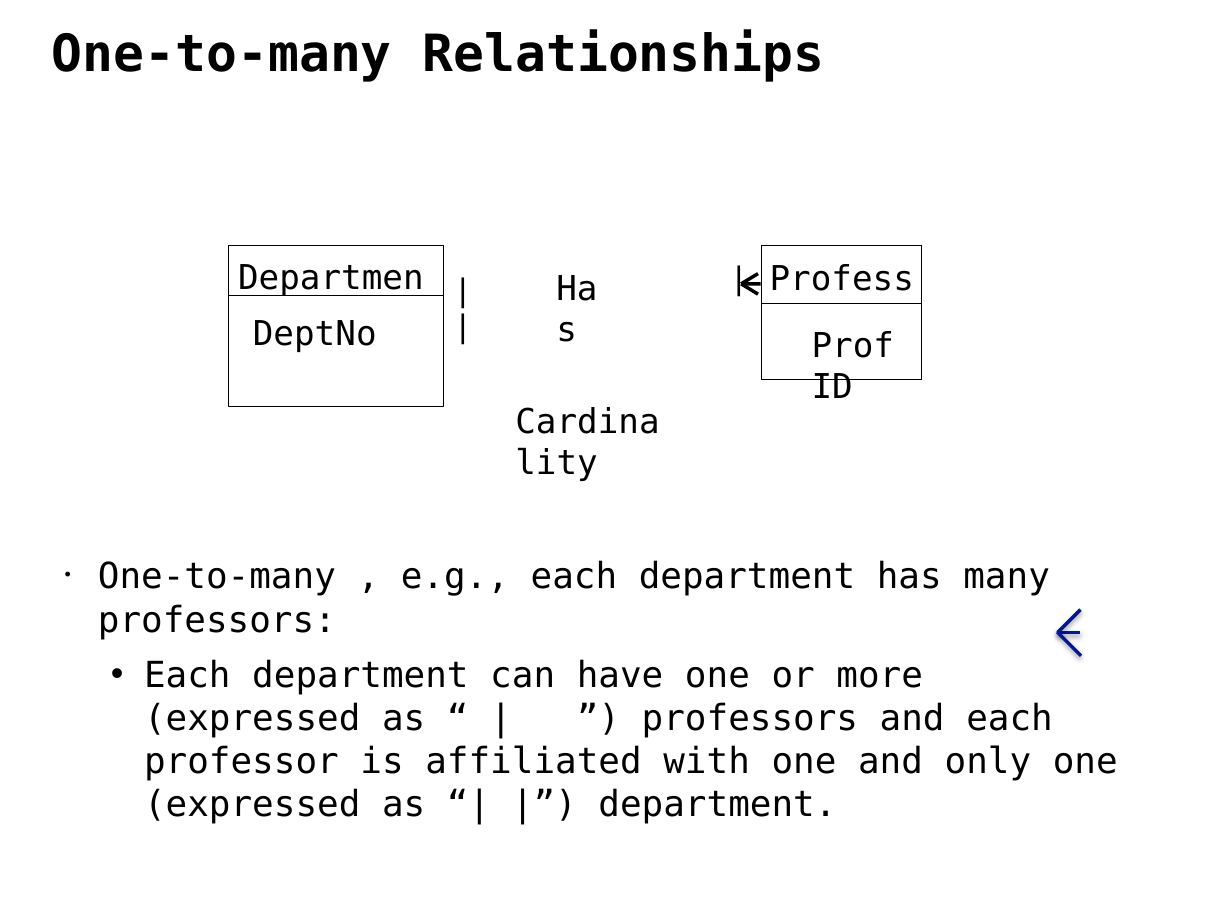
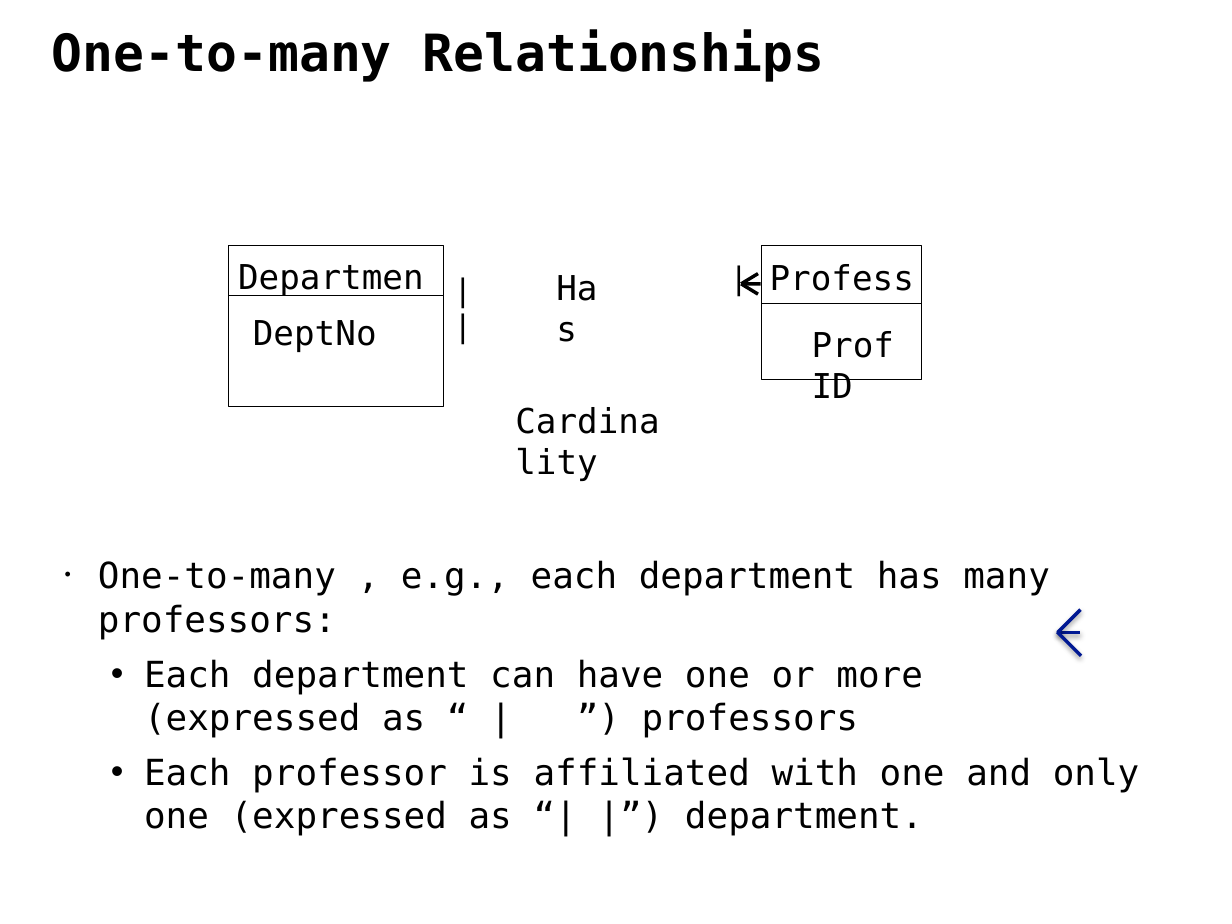
Before and after one commit to ipeirotis/dealing_with_data, a slide deck: slide 20 of 3-SQL/A-ER_modeling-1.pptx (slide 24 before the commit). Drawn at 1232x924 pixels with LibreOffice and Linux fonts; fonts in the diff are those of the drawing. Boxes give left, top, right and bottom in pixels: in the first picture for what was removed or moved away, otherwise in the second. Text is boxed around its words. In the diff, an @@ line names an element or a change of style, - is before the commit and + after.

```diff
--- a/3-SQL/A-ER_modeling-1.pptx
+++ b/3-SQL/A-ER_modeling-1.pptx
@@ text at (144,659,1140,836): text changed @@
-  • Each department can have one or more (expressed as “ | ”) professors and each professor is affiliated with one and only one (expressed as “| |”) department.
+  • Each department can have one or more (expressed as “ | ”) professors
+  • Each professor is affiliated with one and only one (expressed as “| |”) department.
```
Also in this commit, not shown: 6 other slides changed, 4 slides removed, 5 other files.
